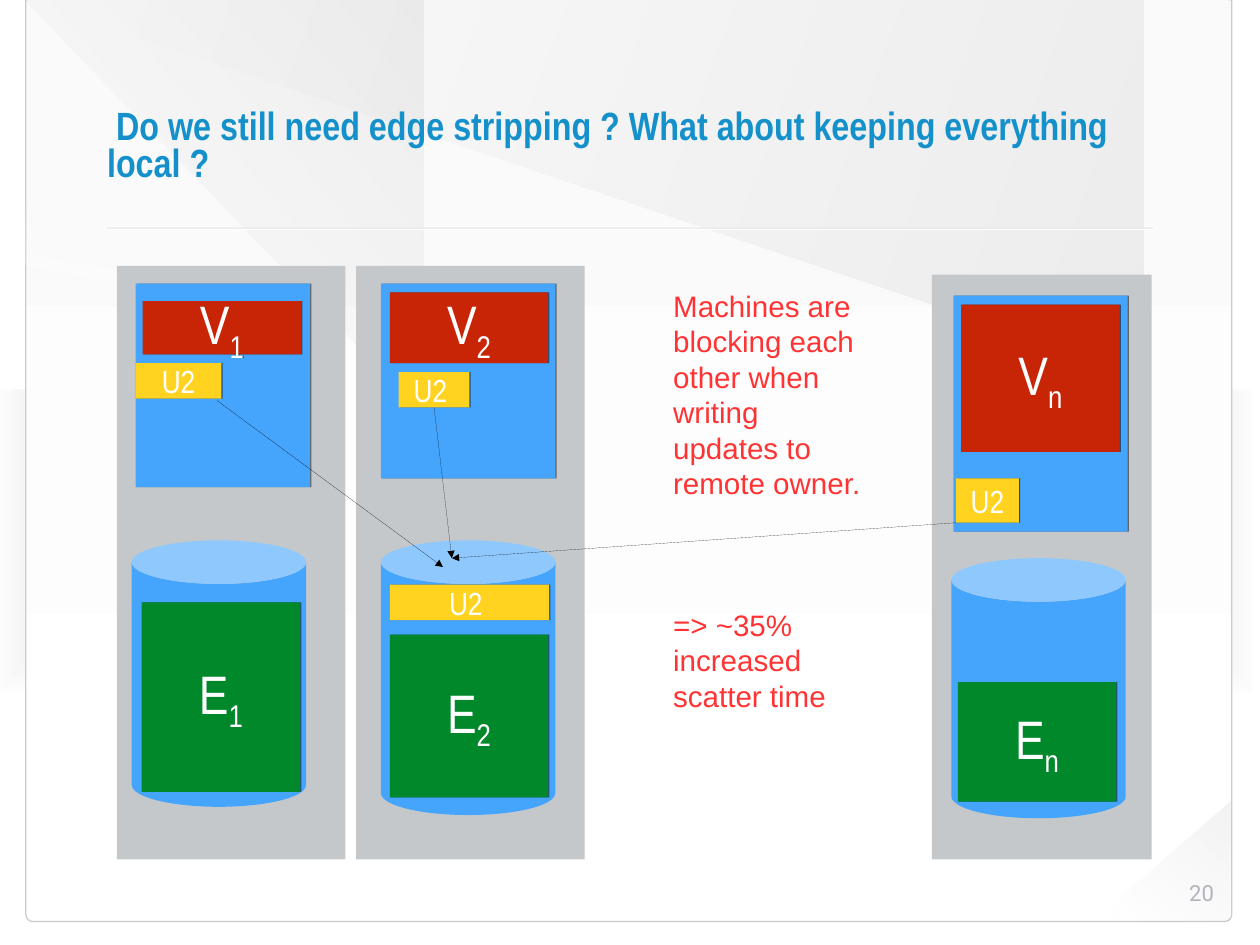
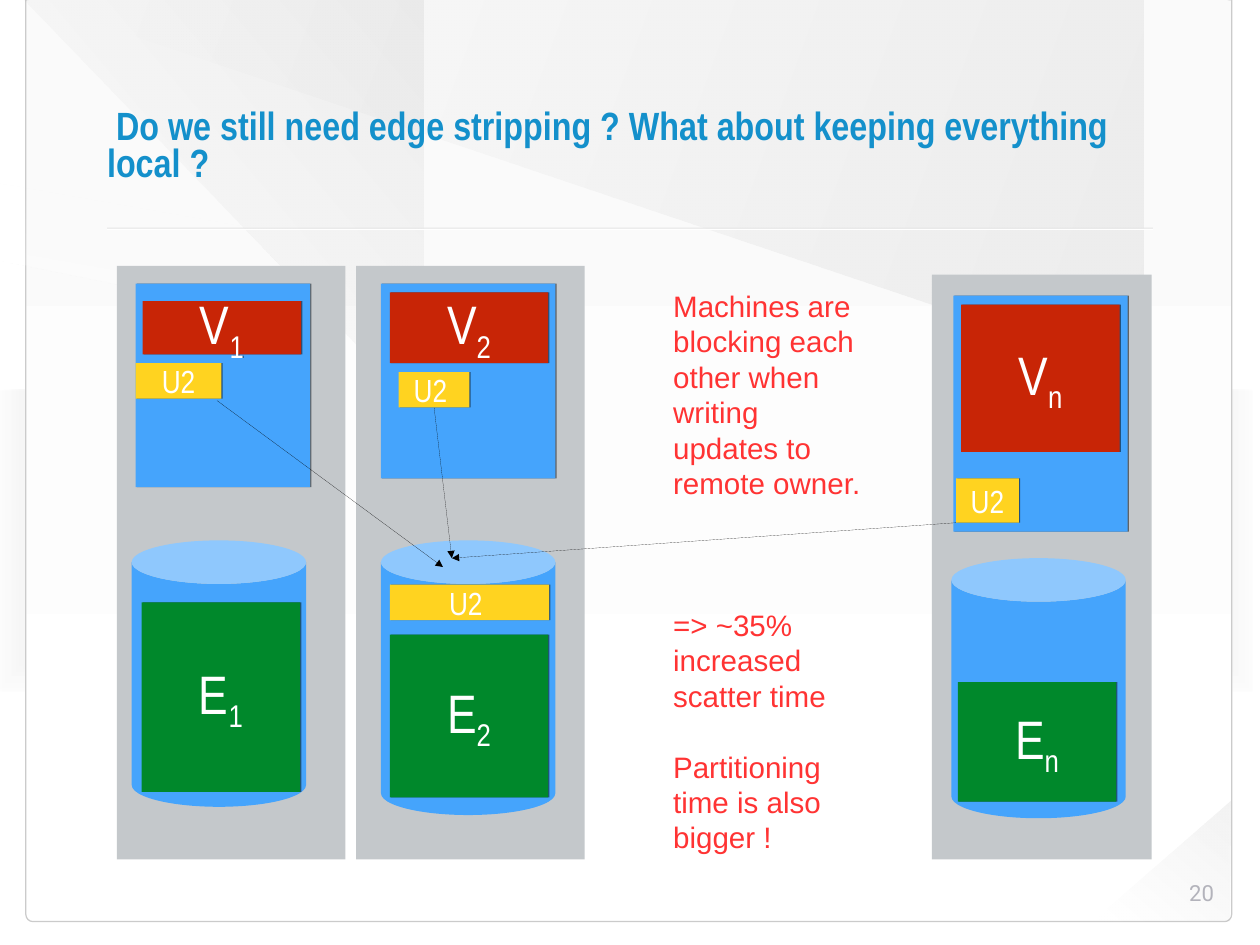
Before and after one commit to HaprianVlad/chaos, a slide deck: slide 20 of presentation.odp. Drawn at 1260x945 pixels with LibreOffice and Linux fonts; fonts in the diff are those of the drawing; background and template pictures are left out. Boxes give left, top, right and bottom in pixels: in the first picture for what was removed or moved away, otherwise in the second. Text is boxed around its words. In the diff, an @@ line names an element or a change of style, - is before the commit and + after.

```diff
--- a/presentation.odp
+++ b/presentation.odp
@@ text at [673, 756, 821, 854]: paragraph added @@
+Partitioning time is also bigger !
```
Also in this commit, not shown: 5 other files.
